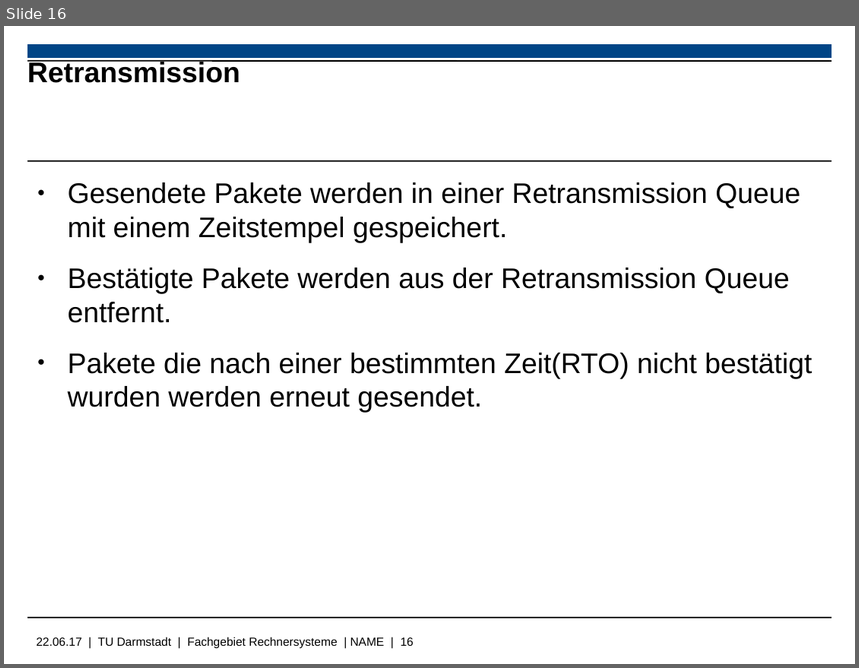
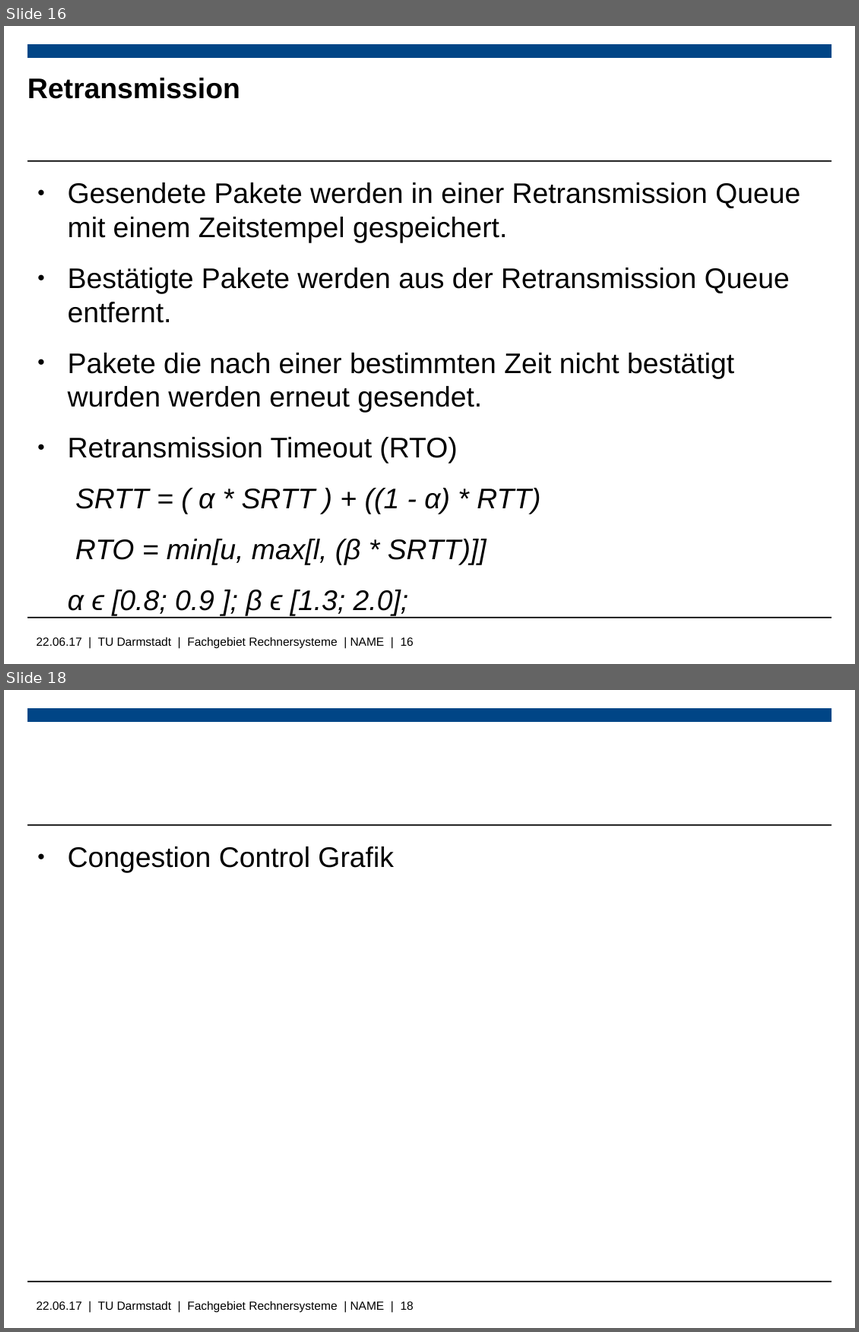
Before and after one commit to Wiero/Bachelorarbeit, a slide deck: Bachelorpräsenation.odp. Shown one above the other, each under a label of ours: slide 16 before the commit, slides 16 and 18 after it; the slides between them are not shown. The pictures are 859x668 and 859x1332 pixels, drawn with LibreOffice and Linux fonts; fonts in the diff are those of the drawing; background and template pictures are left out. Boxes give left, top, right and bottom in pixels: in the first picture for what was removed or moved away, otherwise in the second. Text is boxed around its words. In the diff, an @@ line names an element or a change of style, - is before the commit and + after.

```diff
--- a/Bachelorpräsenation.odp
+++ b/Bachelorpräsenation.odp
@@ slide 18 added at [4,690,855,1328], background #FFFFFF; not listed: 4 template elements that a slide beside it also shows @@
@@ text added at [68,847,394,873], 24 pt, text #000000 @@
+● Congestion Control Grafik
@@ slide 16 changed as well @@
@@ title "Retransmission": place and size @@
-title "Retransmission" at [28,60,240,83]
+title "Retransmission" at [28,78,240,99]
@@ line removed from (28, 61) to (832, 61) @@
@@ text at [68,353,734,617]: text changed @@
-● Pakete die nach einer bestimmten Zeit(RTO) nicht bestätigt wurden werden erneut gesendet.
+● Pakete die nach einer bestimmten Zeit nicht bestätigt wurden werden erneut gesendet.
+● Retransmission Timeout (RTO)
+SRTT = ( α * SRTT ) + ((1 - α) * RTT)
+RTO = min[u, max[l, (β * SRTT)]]
+α ϵ [0.8; 0.9 ]; β ϵ [1.3; 2.0];
```
Also in this commit, not shown: 14 other slides changed, 1 other slide added, 2 slides removed, 1 other file.
